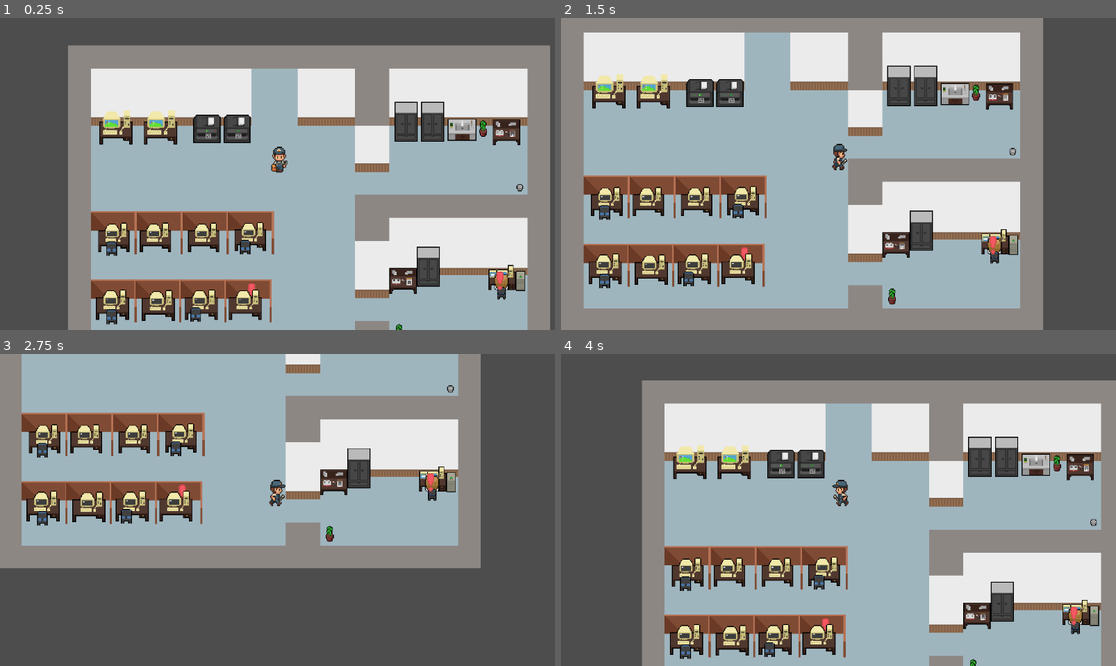
Above: before the commit, frames 1-4 (two rows, left to right).
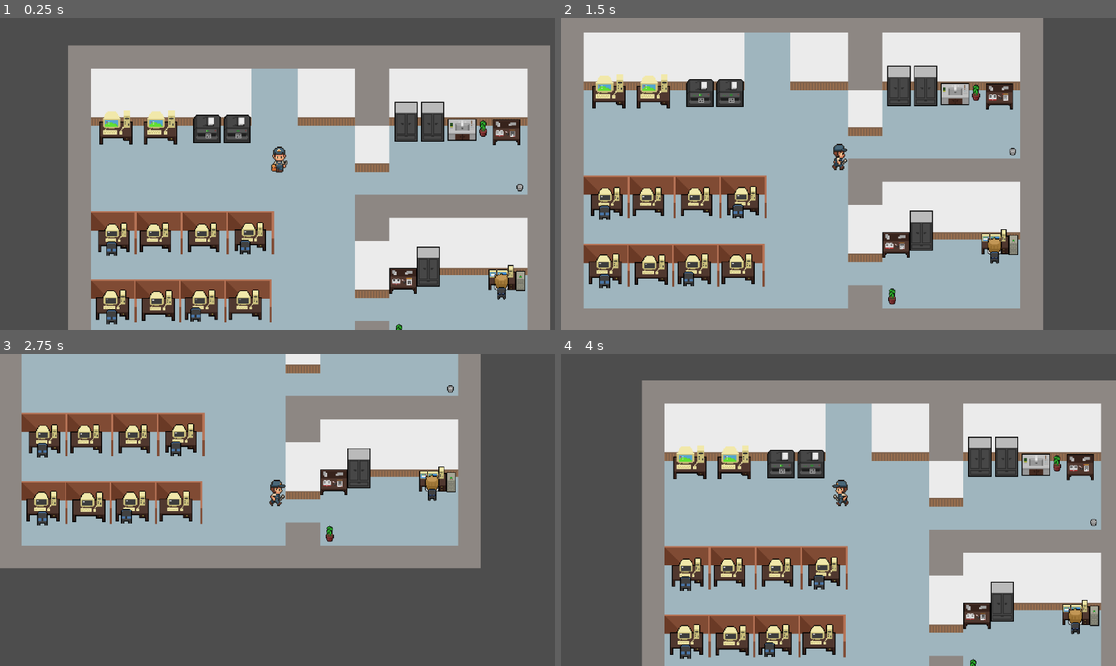
Above: after the commit, the same moments.

Repository: Lenni707/gamejam
Game: Godot game, scene res://Scenes/game.tscn
Two runs of this game, one before a commit and one after it. Both use one fixed random seed, a clock stepped at 60 frames per second and the inputs below.
Inputs:
- Up to frame 1 (0.25 s): no input
- Up to frame 2 (1.5 s): tap Enter at 0.5 s; hold D (right) 0.53-1.28 s; hold E (Interagieren) 0.53-1.28 s; tap Space at 1.25 s; hold S (down) from 1.28 s (still down); tap E (Interagieren) at 1.35 s
- Up to frame 3 (2.75 s): release S (down) at 2.03 s; hold D (right) from 2.03 s (still down); hold E (Interagieren) from 2.03 s (still down)
- Up to frame 4 (4 s): tap Enter at 2.75 s; release D (right) at 2.78 s; release E (Interagieren) at 2.78 s; hold W (up) 2.78-3.53 s; tap E (Interagieren) at 2.85 s; hold A (left) from 3.53 s (still down); hold E (Interagieren) from 3.53 s (still down)

The runs differ from the first frame. In frame 1, less than 0.1% of the frame differs, in the area x 44-91%, y 81-90%; in frame 2, less than 0.1%; in frame 3, less than 0.1%; in frame 4, less than 0.1%.
Error after the commit: Invalid assignment of property or key 'wait_time' with value of type 'float' on a base object of type 'null instance'. (res://scripts/game.gd:8)

Commit message:
Alarme kommen bei random intervalle yay

Diff:
--- a/scripts/alarm.gd
+++ b/scripts/alarm.gd
@@ -24,6 +24,8 @@
 	if !active:
 		active = true
 		sprite.visible = true
+	else:
+		return false
 
 func stop_alarm():
 	print("[Alarm:", name, "] stop_alarm called. active=", active)
--- a/scripts/game.gd
+++ b/scripts/game.gd
@@ -1,19 +1,54 @@
 extends Node2D
 
 # Alarm control
-
 var alarms = {}
 
 func _ready() -> void:
+	# TIMER
+	check_timer.wait_time = check_interval
+	check_timer.start()
 	# Struct aus Alarms, weitere Alarme hier einfügen
-
 	alarms = {
 		"Computer2": $alarms/Alarm2,
 		"Computer3": $alarms/Alarm3
 	}
-	for i in alarms.keys():
-		trigger_problem(i)
 
+	#for i in alarms.keys():
+		#trigger_problem(i)
 func trigger_problem(name):
 	if name in alarms:
 		alarms[name].trigger_alarm()
+
+func get_free_alarms():
+	var free_alarms = []
+	for alarm in alarms.values():
+		if not alarm.active:
+			free_alarms.append(alarm)
+	return free_alarms
+
+func trigger_random_alarm_if_free():
+	var free_alarms = get_free_alarms()
+	if free_alarms.size() > 0:
+		var idx = randi_range(0, free_alarms.size()-1)
+		var choosen = free_alarms[idx]
+		choosen.trigger_alarm()
+
+
+@export var check_interval: float = 5.0
+@export var base_prob: float = 0.05
+@export var grow_rate: float = 0.001
+@export var max_prob: float = 0.3
+
+var elapsed_time := 0.0
+
+@onready var check_timer: Timer = $CheckTimer
+
+
+func _on_check_timer_timeout() -> void:
+	elapsed_time += check_interval
+
+	# Wahrscheinlichkeit steigt linear an
+	var  p = min(base_prob + grow_rate * elapsed_time, max_prob)
+	print(p)
+	if randf() > p:
+		trigger_random_alarm_if_free()
